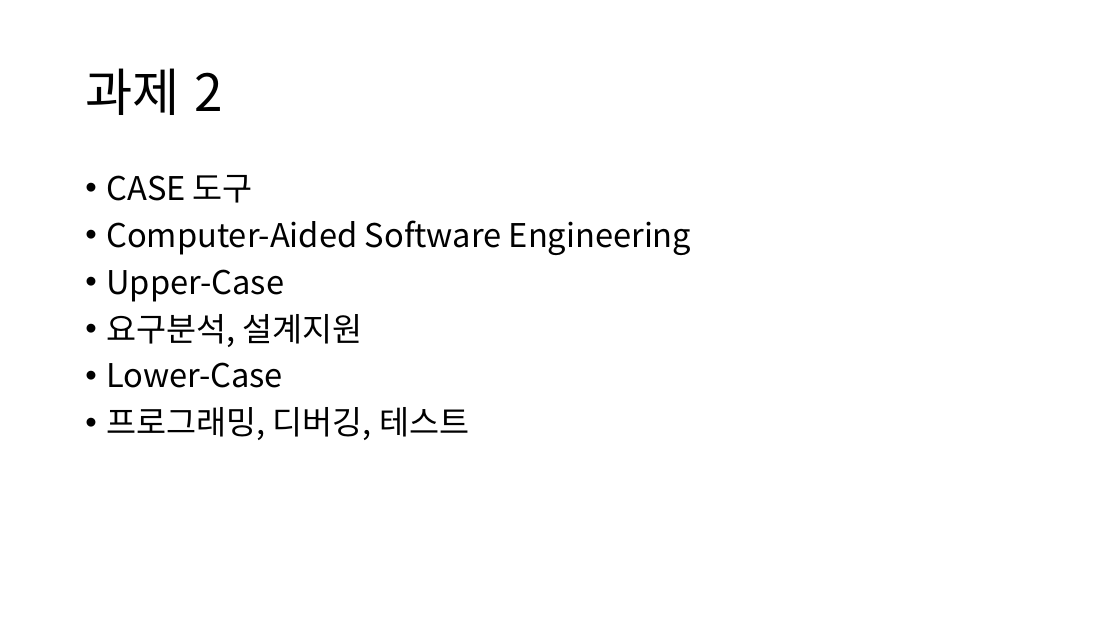
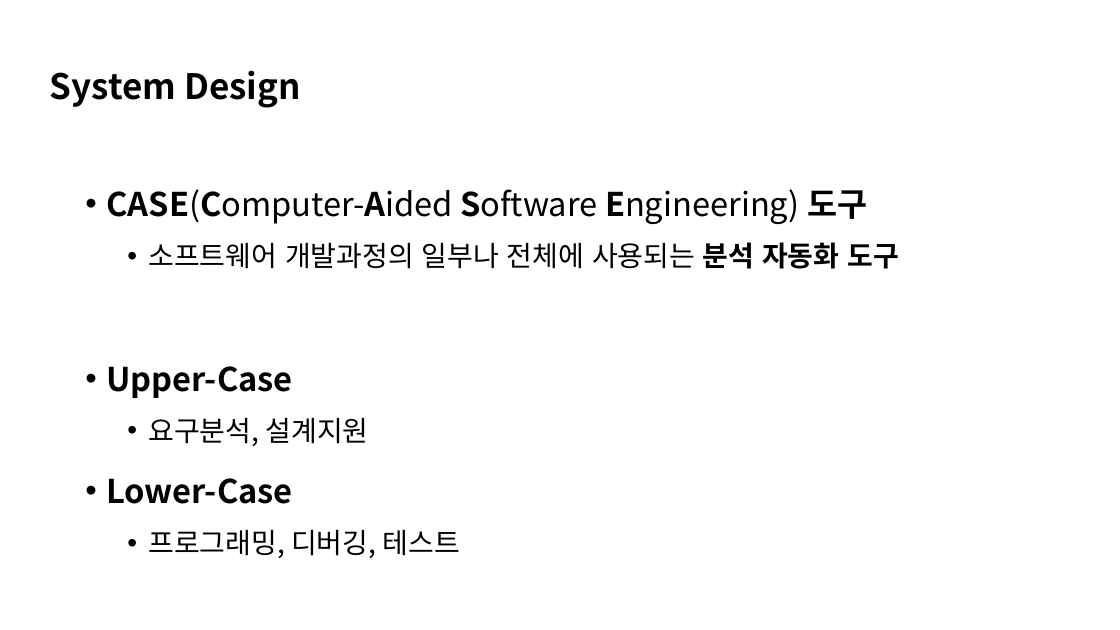
Before and after one commit to TUK-pedestrianSafety/document, a slide deck: slide 13 of ppt/소프트웨어 응용설계 발표자료.pptx (slide 12 before the commit). Drawn at 1120x630 pixels with LibreOffice and Linux fonts; fonts in the diff are those of the drawing. Boxes give left, top, right and bottom in pixels: in the first picture for what was removed or moved away, otherwise in the second. Text is boxed around its words. In the diff, an @@ line names an element or a change of style, - is before the commit and + after.

```diff
--- a/ppt/소프트웨어 응용설계 발표자료.pptx
+++ b/ppt/소프트웨어 응용설계 발표자료.pptx
@@ text added at (x1=50, y1=70, x2=301, y2=108), 30 pt, text #000000, bold @@
+System Design
@@ title removed at (x1=85, y1=68, x2=222, y2=115) @@
-과제 2
@@ text at (x1=106, y1=189, x2=899, y2=269): text changed @@
-• CASE 도구
-• Computer-Aided Software Engineering
+• CASE(Computer-Aided Software Engineering) 도구
+  • 소프트웨어 개발과정의 일부나 전체에 사용되는 분석 자동화 도구
@@ text at (x1=106, y1=366, x2=460, y2=558): bold on in "Upper-Case", "Lower-Case"; size 28 to 24 pt in "요구분석, 설계지원", "프로그래밍, 디버깅, 테스트"; line spacing 0.9 to 1.3; list level 1 to 2 in "요구분석, 설계지원"; list level 1 to 2 in "프로그래밍, 디버깅, 테스트" @@
```
Also in this commit, not shown: 18 other slides changed, 10 slides added, 8 slides removed.
